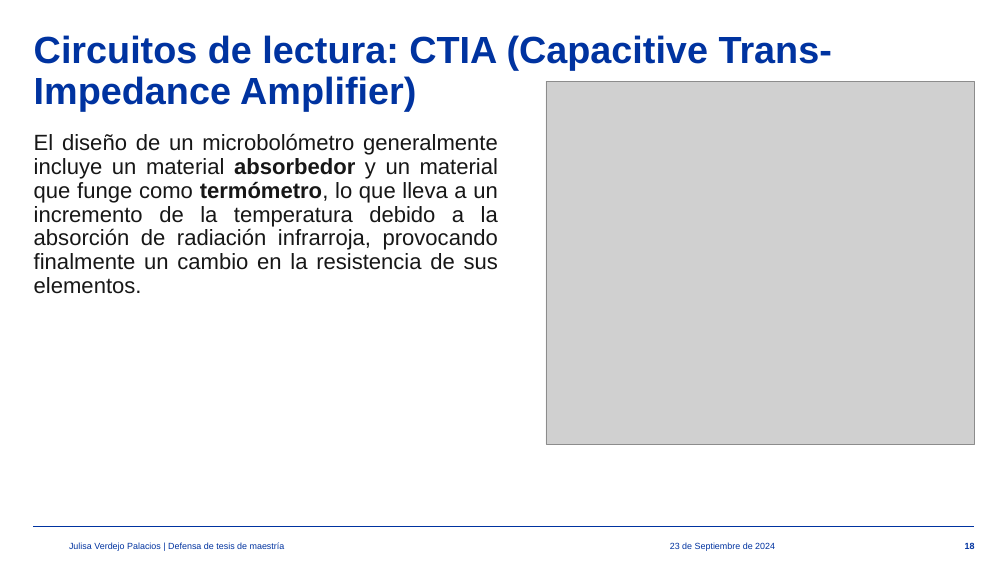
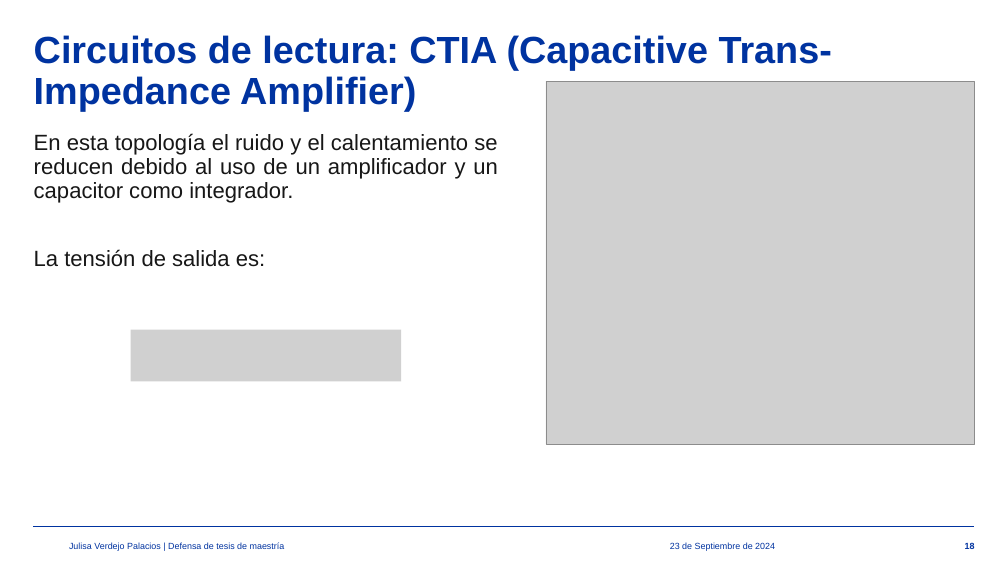
Before and after one commit to julisaverdejo/tesis_maestria, a slide deck: slide 18 of presentacion/presentacion_maestria.pptx. Drawn at 1008x567 pixels with LibreOffice and Linux fonts; fonts in the diff are those of the drawing; grey boxes stand for pictures; background and template pictures are left out. Boxes give left, top, right and bottom in pixels: in the first picture for what was removed or moved away, otherwise in the second. Text is boxed around its words. In the diff, an @@ line names an element or a change of style, - is before the commit and + after.

```diff
--- a/presentacion/presentacion_maestria.pptx
+++ b/presentacion/presentacion_maestria.pptx
@@ text at [34, 133, 498, 267]: text changed @@
-El diseño de un microbolómetro generalmente incluye un material absorbedor y un material que funge como termómetro, lo que lleva a un incremento de la temperatura debido a la absorción de radiación infrarroja, provocando finalmente un cambio en la resistencia de sus elementos.
+En esta topología el ruido y el calentamiento se reducen debido al uso de un amplificador y un capacitor como integrador.
+La tensión de salida es:
@@ picture added at [131, 330, 402, 382] @@
```
Also in this commit, not shown: 11 other slides changed, 3 other files.
